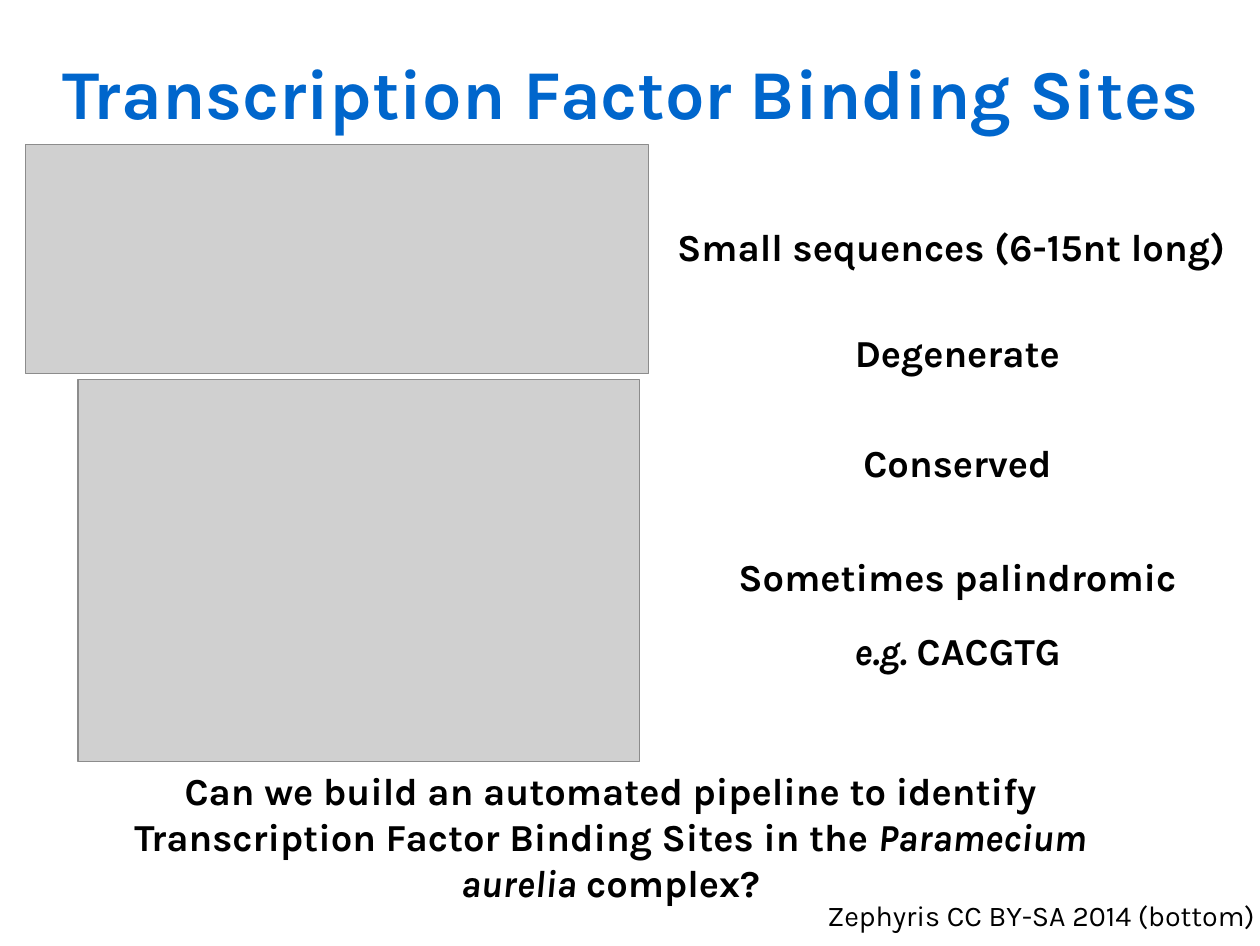
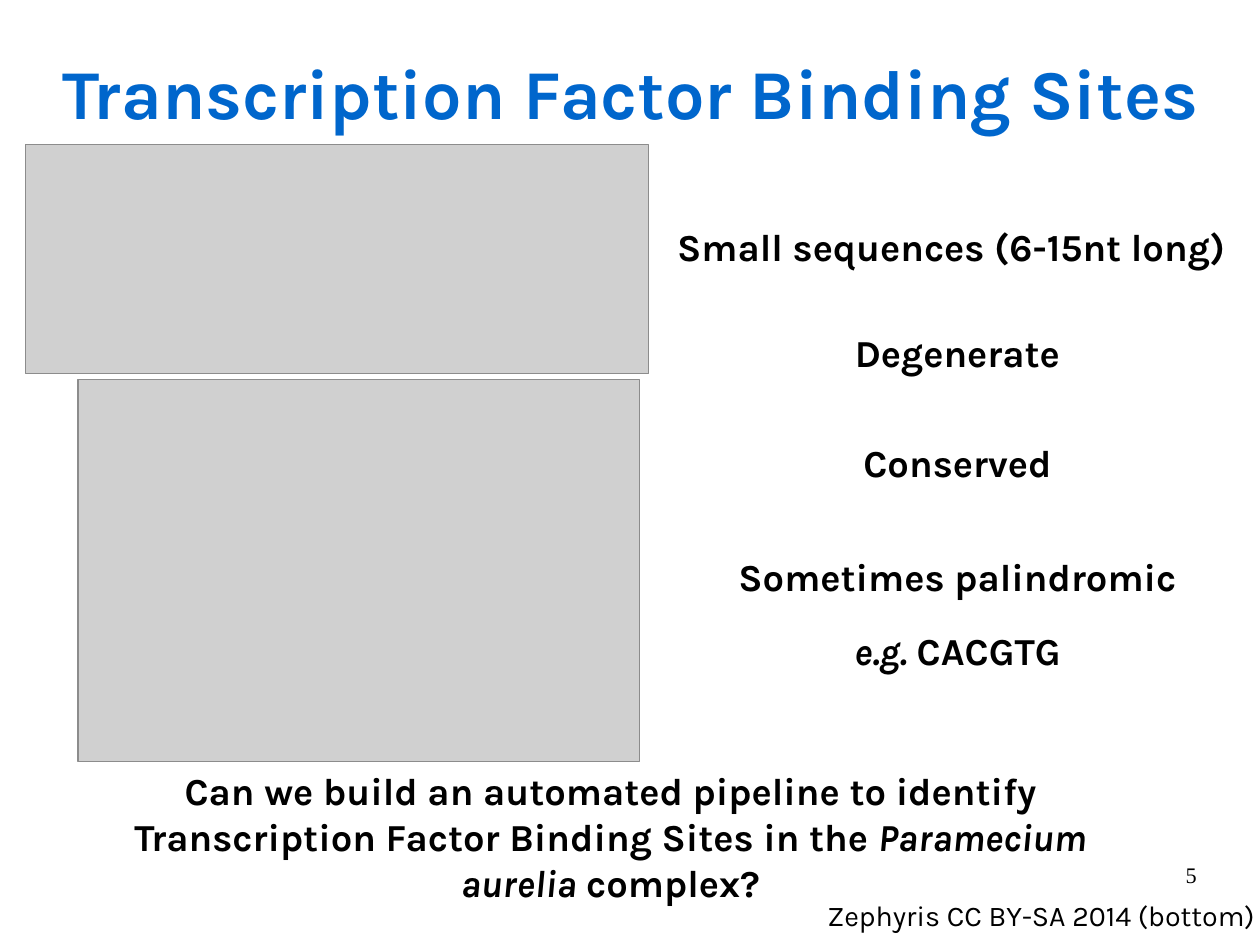
Before and after one commit to Rekyt/lynchlabpresentation2014, a slide deck: slide 5 of LabMeetingPresentation.odp. Drawn at 1260x946 pixels with LibreOffice and Linux fonts; fonts in the diff are those of the drawing; grey boxes stand for pictures. Boxes give left, top, right and bottom in pixels: in the first picture for what was removed or moved away, otherwise in the second. Text is boxed around its words. In the diff, an @@ line names an element or a change of style, - is before the commit and + after.

```diff
--- a/LabMeetingPresentation.odp
+++ b/LabMeetingPresentation.odp
@@ page number added at box(1186, 868, 1197, 884), 14 pt, text #000000 @@
+5
```
Also in this commit, not shown: 10 other slides changed, 3 slides added, 3 slides removed.
